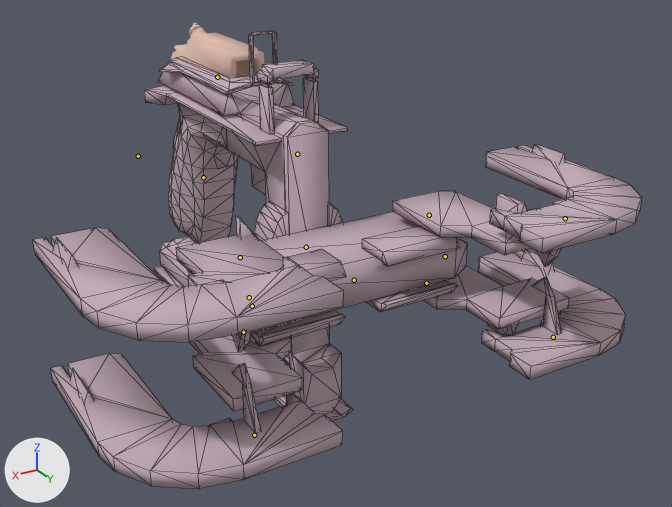
The Blender file Viewmodel + Worldmodel Source/world/anims/rotate.blend, before and after one commit.
The view is the same before and after, from a 50 mm lens placed at (9.59, 17.63, 6.19), pointed at (-1.79, -1.33, -3.29). Every picture has the same lights, and +X, +Y and +Z are marked at lower left. Both versions are drawn at frame 8 of the action 'rotate'; the numbers are the values there. The bones that bend it are drawn over the model as lines. Mesh edges are drawn as thin lines on the coarser meshes.

In view in the first picture: 'mag', 'reference ref'.
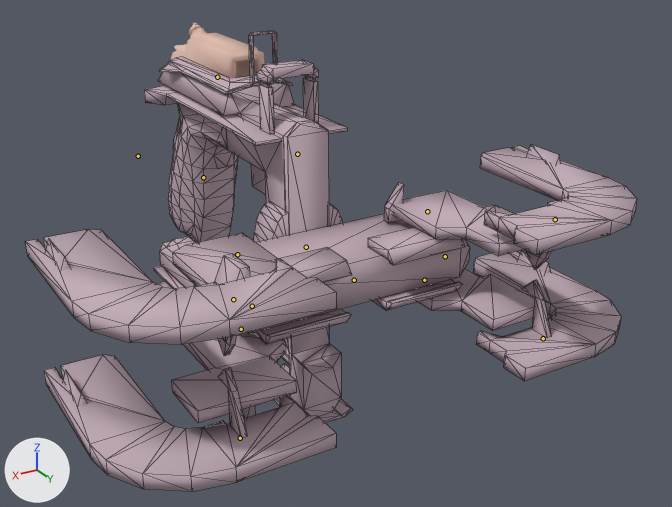
Pixel boxes [x1, y1, x2, y2] of what changed, in the pictures (672 x 507 px):
'reference ref', posed
    before: [33, 31, 642, 489]
    after: [25, 31, 637, 492]

The edits, one by one:
Bone 'Rotary' (bone_rotary) turns from (0, -90, 0) to (0, 90, 0) degrees about its own x, y and z.
